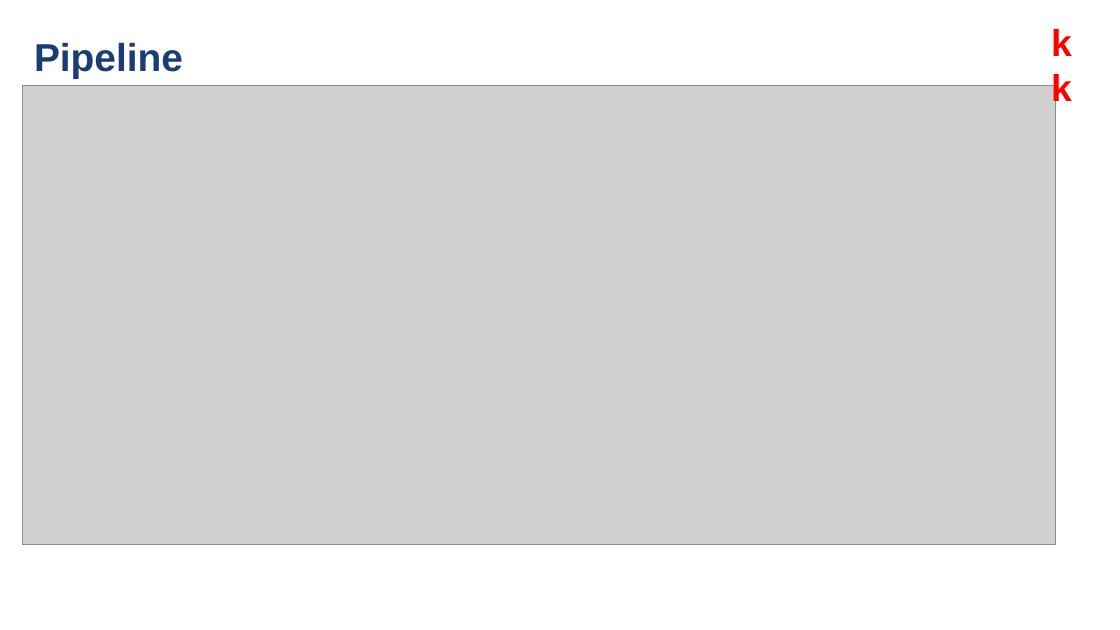
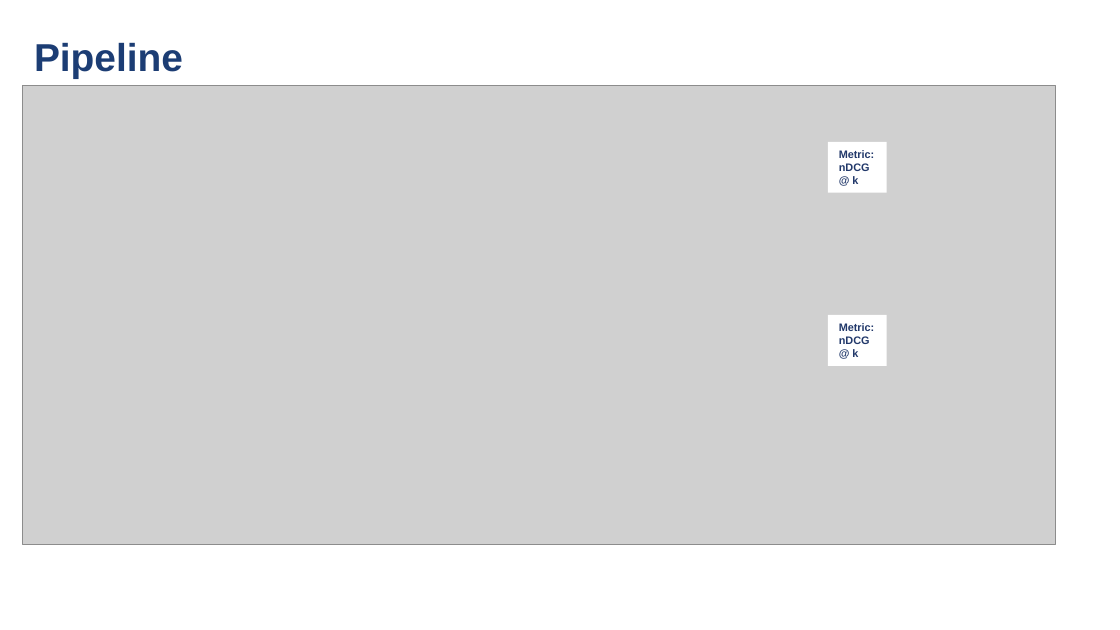
Before and after one commit to Bob-623/Search-Engine, a slide deck: slide 3 of IR GROUP 27.pptx. Drawn at 1120x630 pixels with LibreOffice and Linux fonts; fonts in the diff are those of the drawing; grey boxes stand for pictures; background and template pictures are left out. Boxes give left, top, right and bottom in pixels: in the first picture for what was removed or moved away, otherwise in the second. Text is boxed around its words. In the diff, an @@ line names an element or a change of style, - is before the commit and + after.

```diff
--- a/IR GROUP 27.pptx
+++ b/IR GROUP 27.pptx
@@ text removed at (1040, 13, 1099, 69) @@
-kk
@@ rectangle added at (828, 142, 886, 193), fill #FFFFFF, 7 pt, text #21386A, bold @@
+Metric: nDCG @ k
@@ rectangle added at (828, 315, 886, 365), fill #FFFFFF, 7 pt, text #21386A, bold @@
+Metric: nDCG @ k
```
Also in this commit, not shown: 3 other slides changed, 5 slides added, 5 slides removed, 1 other file.
